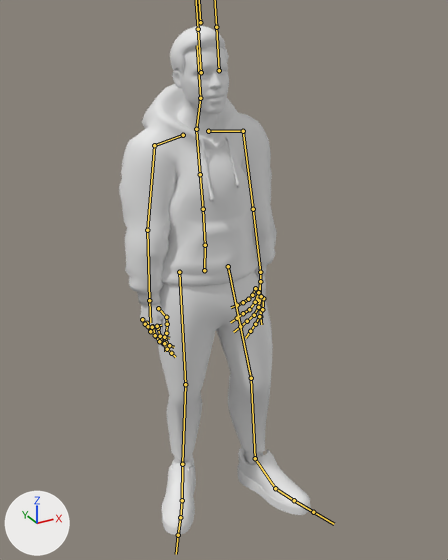
The FBX model public/assets/animations/idle.fbx, before and after one commit.
Before and after are seen from a 50 mm lens placed at (-0.952, -1.873, 1.892), pointed at (0.056, -0.04, 0.975). Arrows for +X, +Y and +Z are at lower left; the lights stay in place. Both versions are drawn at frame 214 of the action 'mixamo.com'; the numbers are the values there. The bones that bend it are drawn over the model as lines.

The first picture shows 'EyeLeft', 'EyeRight', 'Wolf3D_Body', 'Wolf3D_Hair', 'Wolf3D_Head', 'Wolf3D_Outfit_Bottom', 'Wolf3D_Outfit_Footwear', 'Wolf3D_Outfit_Top'.
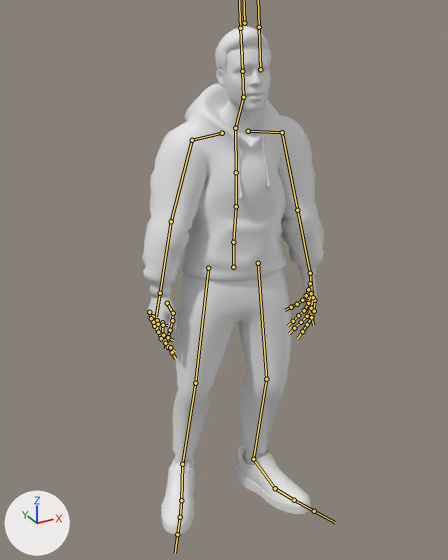
What the commit changed:
Bone 'Hips' (bone_hips) moves from (-0.006, -0.008, -0.003) to (0.112, -0.013, 0.007).
Bone 'Hips' (bone_hips) turns from (-4, -6, -3) to (-4, -14, 1) degrees about its own x, y and z.
Bone 'Spine' (bone_spine) turns from (4, 1, 3) to (4, 2, -5) degrees about its own x, y and z.
Bone 'Spine1' (bone_spine1) turns from (1, 0, 2) to (2, 0, 3) degrees about its own x, y and z.
Bone 'Spine2' (bone_spine2) turns from (1, 0, 2) to (2, 0, 3) degrees about its own x, y and z.
Bone 'Neck' (bone_neck) turns from (6, 0, 1) to (2, -1, -6) degrees about its own x, y and z.
Bone 'Head' (bone_head) turns from (-8, 1, 0) to (-10, 1, 6) degrees about its own x, y and z.
Bone 'LeftArm' (bone_leftarm) turns from (25, 17, 15) to (17, 15, 16) degrees about its own x, y and z.
Bone 'LeftHand' (bone_lefthand) turns from (3, -25, 2) to (2, -23, -2) degrees about its own x, y and z.
Bone 'LeftHandRing1' (bone_lefthandring1) turns from (13, 0, 11) to (11, 1, 10) degrees about its own x, y and z.
Bone 'LeftHandRing2' (bone_lefthandring2) turns from (-1, -1, -5) to (-3, -1, -5) degrees about its own x, y and z.
Bone 'LeftHandPinky1' (bone_lefthandpinky1) turns from (16, 2, 21) to (15, 2, 20) degrees about its own x, y and z.
Bone 'RightShoulder' (bone_rightshoulder) turns from (5, -2, -15) to (2, -2, -15) degrees about its own x, y and z.
Bone 'RightArm' (bone_rightarm) turns from (17, -29, -14) to (9, -27, -16) degrees about its own x, y and z.
Bone 'LeftUpLeg' (bone_leftupleg) turns from (9, -16, 4) to (10, -11, -4) degrees about its own x, y and z.
Bone 'LeftLeg' (bone_leftleg) turns from (-12, -2, 4) to (-18, -10, 3) degrees about its own x, y and z.
Bone 'LeftFoot' (bone_leftfoot) turns from (-2, -4, -2) to (3, -2, 10) degrees about its own x, y and z.
Bone 'RightUpLeg' (bone_rightupleg) turns from (1, 10, 7) to (5, 12, -4) degrees about its own x, y and z.
Bone 'RightLeg' (bone_rightleg) turns from (-8, 10, -4) to (-12, -1, -1) degrees about its own x, y and z.
Bone 'RightFoot' (bone_rightfoot) turns from (3, 0, -2) to (2, 4, 2) degrees about its own x, y and z.

What differs and where, as boxes (x1, y1, x2, y2) in the pictures (448 x 560 px):
'Wolf3D_Outfit_Top', posed (15% wider): before (119, 84, 277, 305); after (142, 83, 324, 297)
'Wolf3D_Outfit_Bottom', posed: before (158, 271, 273, 461); after (172, 269, 292, 460)
'Wolf3D_Head', posed: before (172, 47, 229, 134); after (216, 45, 271, 133)
'Wolf3D_Outfit_Footwear', posed: before (161, 447, 311, 535); after (161, 446, 311, 534)
'Wolf3D_Hair', posed: before (170, 26, 229, 76); after (215, 26, 271, 74)
'Wolf3D_Body', posed (34% wider): before (140, 275, 266, 465); after (148, 276, 317, 466)
'EyeRight', posed: before (198, 72, 207, 76); after (238, 70, 247, 74)
'EyeLeft', posed: before (218, 70, 225, 74); after (259, 69, 267, 73)
bone 'Hips', root to tip: before (204, 270) to (205, 245); after (233, 267) to (233, 242)
bone 'Spine', root to tip: before (205, 245) to (203, 209); after (233, 242) to (236, 206)
bone 'Spine1', root to tip: before (203, 209) to (200, 174); after (236, 206) to (236, 172)
bone 'Spine2', root to tip: before (200, 174) to (196, 130); after (236, 172) to (235, 129)
bone 'Neck', root to tip: before (196, 129) to (200, 98); after (235, 128) to (243, 97)
bone 'Head', root to tip: before (200, 98) to (197, 45); after (243, 97) to (241, 45)
bone 'LeftArm', root to tip: before (243, 131) to (253, 209); after (282, 132) to (297, 210)
bone 'LeftHand', root to tip: before (260, 272) to (260, 292); after (310, 273) to (312, 293)
bone 'LeftHandRing1', root to tip: before (258, 292) to (255, 302); after (311, 293) to (308, 303)
bone 'LeftHandRing2', root to tip: before (255, 302) to (249, 309); after (308, 303) to (304, 310)
bone 'LeftHandPinky1', root to tip: before (255, 288) to (252, 295); after (308, 289) to (306, 295)
bone 'RightShoulder', root to tip: before (183, 135) to (154, 145); after (222, 133) to (192, 140)
bone 'RightArm', root to tip: before (154, 145) to (147, 230); after (192, 140) to (171, 221)
bone 'LeftUpLeg', root to tip: before (228, 266) to (251, 378); after (258, 263) to (266, 379)
bone 'LeftLeg', root to tip: before (251, 378) to (255, 458); after (266, 379) to (253, 459)
bone 'LeftFoot', root to tip: before (255, 458) to (275, 488); after (253, 459) to (275, 488)
bone 'RightUpLeg', root to tip: before (179, 272) to (185, 384); after (208, 268) to (195, 383)
bone 'RightLeg', root to tip: before (185, 384) to (182, 464); after (195, 383) to (182, 464)
bone 'RightFoot', root to tip: before (182, 464) to (182, 500); after (182, 464) to (181, 500)
